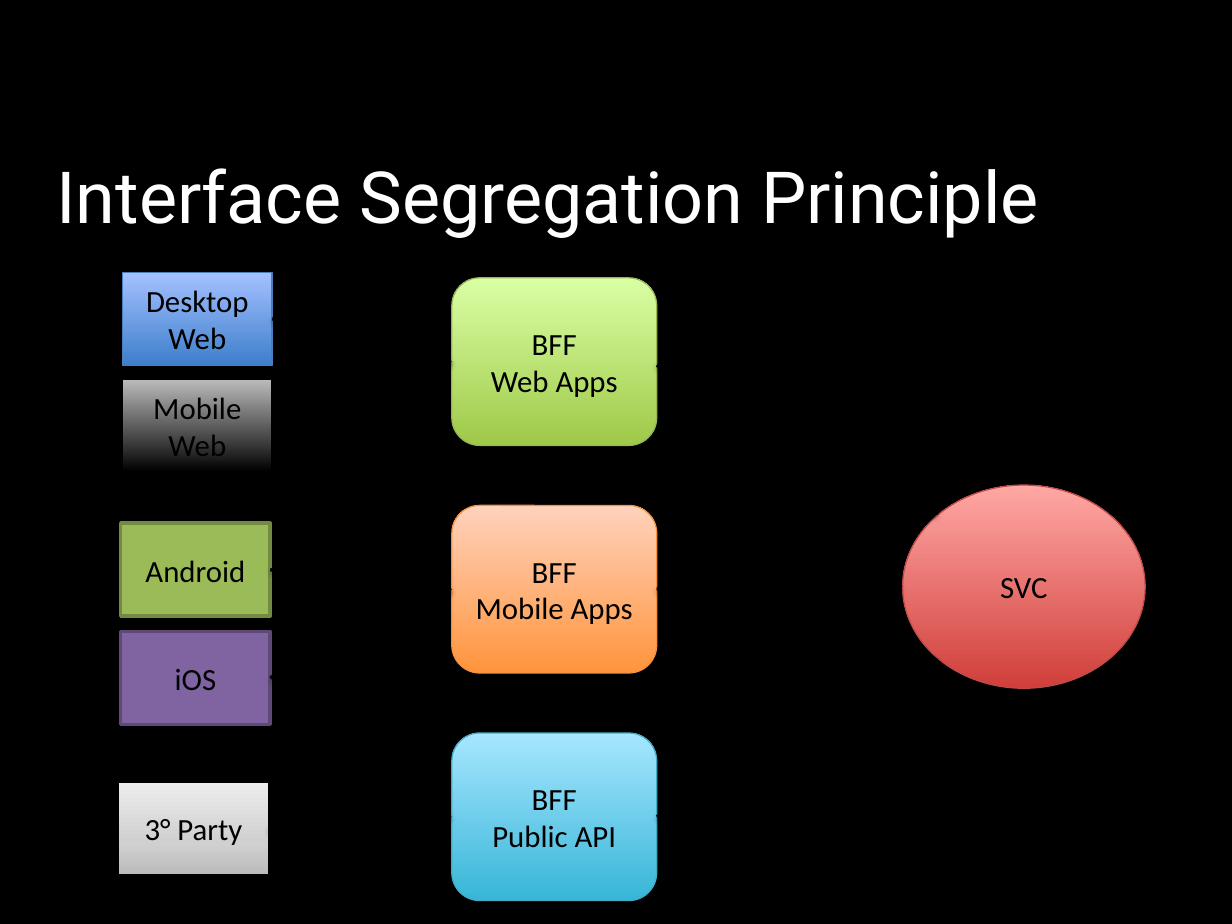
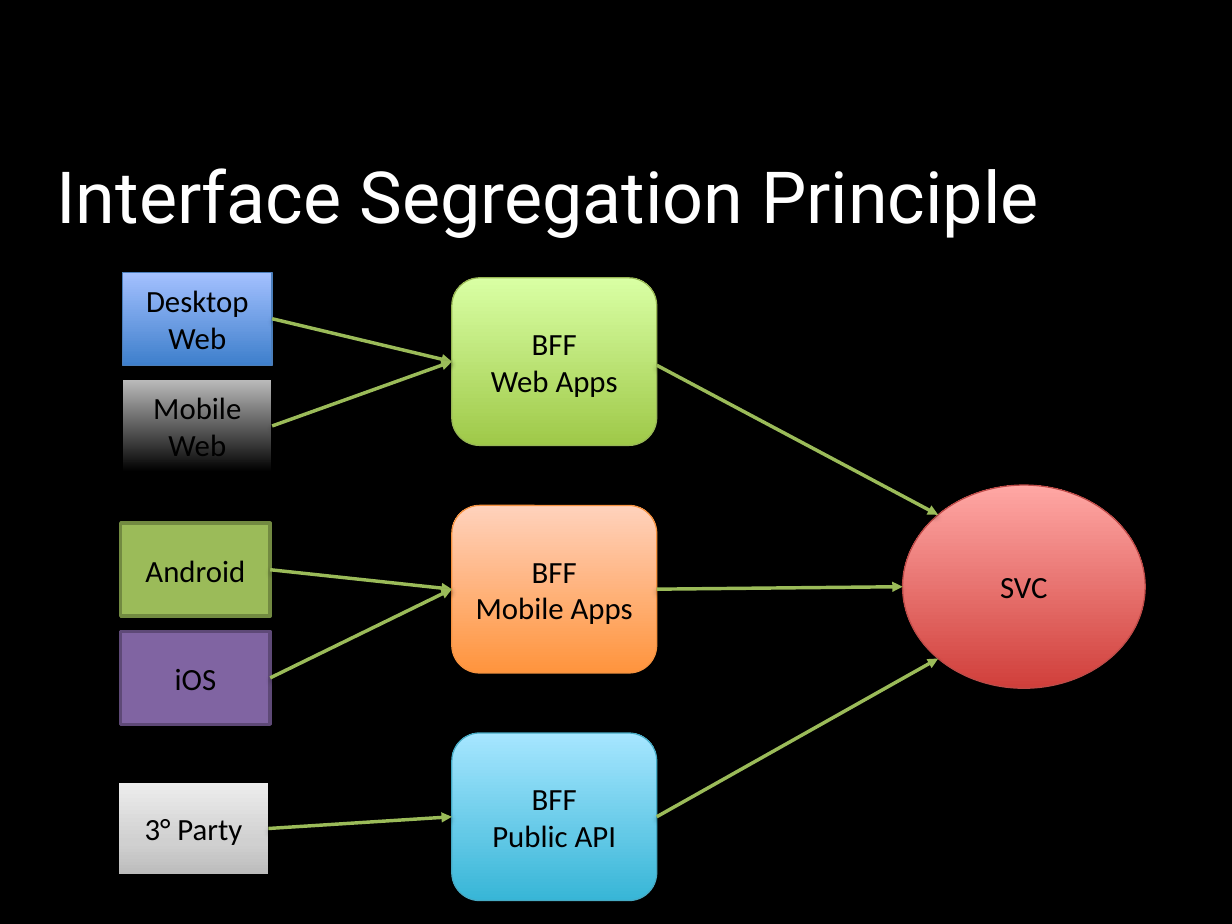
Before and after one commit to FrancoMelandri/SOLID, a slide deck: slide 39 of docs/solid.pptx. Drawn at 1232x924 pixels with LibreOffice and Linux fonts; fonts in the diff are those of the drawing. Boxes give left, top, right and bottom in pixels: in the first picture for what was removed or moved away, otherwise in the second. Text is boxed around its words. In the diff, an @@ line names an element or a change of style, - is before the commit and + after.

Commit message:
fixing some formatting

```diff
--- a/docs/solid.pptx
+++ b/docs/solid.pptx
@@ arrow (272, 319) - (452, 362): stroke #000000 2 pt to #9BBB59 2 pt @@
@@ arrow (272, 426) - (452, 362): stroke #000000 2 pt to #9BBB59 2 pt @@
@@ arrow (657, 365) - (938, 515): stroke #000000 2 pt to #9BBB59 2 pt @@
@@ arrow (270, 569) - (452, 589): stroke #000000 2 pt to #9BBB59 2 pt @@
@@ arrow (270, 678) - (452, 589): stroke #000000 2 pt to #9BBB59 2 pt @@
@@ arrow (657, 589) - (903, 586): stroke #000000 2 pt to #9BBB59 2 pt @@
@@ arrow (657, 817) - (938, 659): stroke #000000 2 pt to #9BBB59 2 pt @@
@@ arrow (269, 828) - (452, 817): stroke #000000 2 pt to #9BBB59 2 pt @@
```
Also in this commit, not shown: 4 other slides changed.
